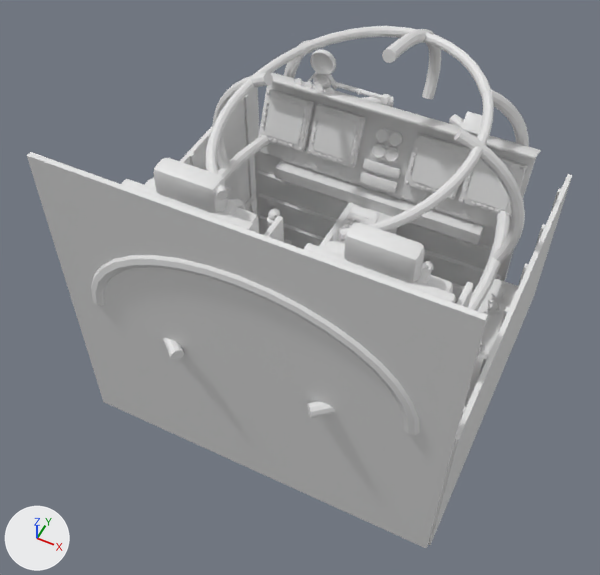
An edit to the glTF model assets/models/choppa/cockpit_striker.glb, drawn before and after from the same camera.
The view is the same before and after, from a 50 mm lens placed at (1.31, -2.14, 2.04), pointed at (0.27, -0.05, -0.57). The axes (+X, +Y, +Z) are drawn at lower left. The lights are the same throughout. The picture after the commit comes second. Vertices at exactly the same position are counted once.

The first picture shows 'frame', 'shell' and 2 more.
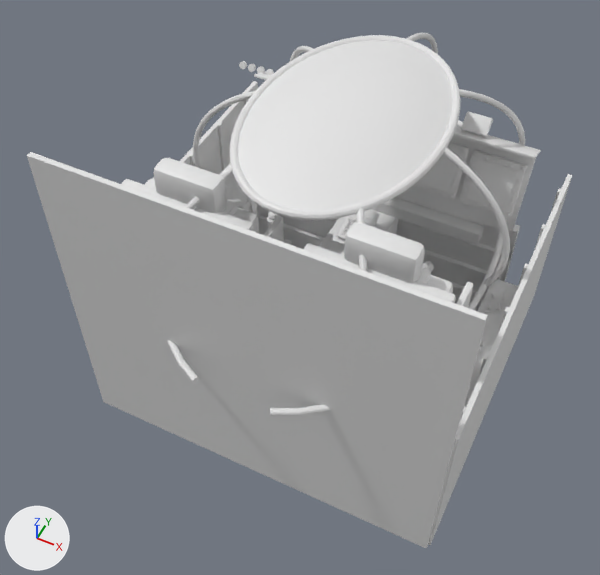
Boxes [x1, y1, x2, y2] around the edits, measured in the pictures (600 x 575 px; the box of a moved part takes in the faces that stretch with it):
'frame', reshaped
    before: [91, 26, 529, 435]
    after: [168, 32, 525, 416]
part 1 of me_tube_019, rebuilt
    before: [490, 89, 529, 147]
    after: [459, 89, 525, 145]
part 2 of me_tube_019, rebuilt
    before: [284, 40, 314, 78]
    after: [290, 46, 313, 61]
part 3 of me_tube_019, added
    after: [230, 35, 461, 220]
part 4 of me_tube_019, added
    after: [238, 40, 453, 211]
part 5 of me_tube_019, added
    after: [193, 90, 256, 169]
part 6 of me_tube_019, added
    after: [443, 147, 510, 287]
part 7 of me_tube_019, moved or reshaped (mostly hidden afterwards)
    before: [91, 26, 525, 435]
    after: [168, 32, 507, 416]

The change in detail:
me_tube_019 is used by ob_frame; location (0.0, 0.0, 0.0).
me_tube_019 had 1670 vertices, 3296 faces and spanned x -0.33..1.05, y -0.73..1.2, z -0.4..0.27.
me_tube_019 now has 2137 vertices, 4196 faces and spans x -0.32..1.04, y -0.78..1.18, z -0.39..0.27.
me_tube_019 part 1: the loose piece of 130 vertices spanning x 0.72..0.94, y 0.59..0.76, z -0.37..0.14 is rebuilt with 150 vertices and now spans x 0.64..0.92, y 0.46..0.76, z -0.35..0.21.
me_tube_019 part 2: the loose piece of 130 vertices spanning x -0.22..0.0, y 0.59..0.76, z -0.37..0.14 is rebuilt with 150 vertices and now spans x -0.2..0.08, y 0.46..0.76, z -0.35..0.21.
me_tube_019 part 3: a new loose piece of 490 vertices spanning x -0.02..0.74, y -0.42..0.72, z 0.18..0.21, in mat_paint (white #e7e7e7).
me_tube_019 part 4: a new loose piece of 217 vertices spanning x 0.0..0.72, y -0.4..0.7, z 0.2..0.27, in mat_paint (white #e7e7e7).
me_tube_019 part 5: a new loose piece of 150 vertices spanning x -0.32..0.0, y 0.11..0.15, z -0.38..0.21, in mat_paint (white #e7e7e7).
me_tube_019 part 6: a new loose piece of 150 vertices spanning x 0.72..1.04, y 0.11..0.15, z -0.38..0.21, in mat_paint (white #e7e7e7).
me_tube_019 part 7: 7 vertices moved within x -0.24..0.61, y -0.35..0.92, z -0.38..0.18; 1402 vertices removed from x -0.33..1.05, y -0.73..1.2, z -0.4..0.27; 822 vertices added at x -0.28..1.0, y -0.78..1.18, z -0.39..0.21.
